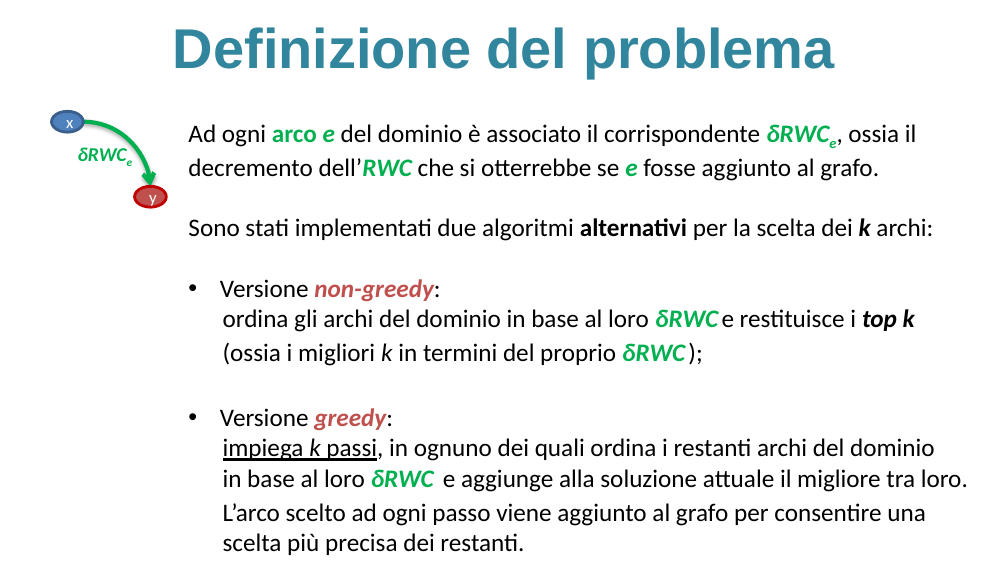
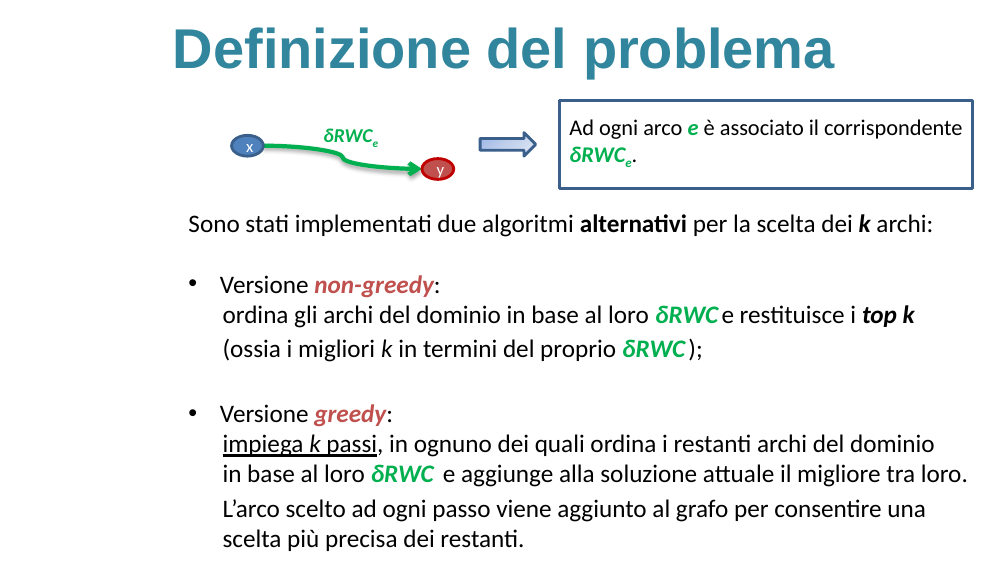
Before and after one commit to sidious1991/TesiLatex, a slide deck: slide 11 of PRESENTAZIONE_TESI/presentazione_agostini_stefano_16_9.pptx. Drawn at 1008x567 pixels with LibreOffice and Linux fonts; fonts in the diff are those of the drawing; background and template pictures are left out. Boxes give left, top, right and bottom in pixels: in the first picture for what was removed or moved away, otherwise in the second. Text is boxed around its words. In the diff, an @@ line names an element or a change of style, - is before the commit and + after.

```diff
--- a/PRESENTAZIONE_TESI/presentazione_agostini_stefano_16_9.pptx
+++ b/PRESENTAZIONE_TESI/presentazione_agostini_stefano_16_9.pptx
@@ text "δRWCe": place and size @@
-text "δRWCe" at (68,137,143,171)
+text "δRWCe" at (313,118,389,152)
@@ rectangle added at (559,101,972,188), outline #3A5F8C 2 pt @@
@@ text added at (569,119,962,139), 16 pt, text #000000 @@
+Ad ogni arco e è associato il corrispondente
+δRWCe.
@@ text at (188,124,917,181): paragraphs removed @@
-Ad ogni arco e del dominio è associato il corrispondente δRWCe, ossia il
-decremento dell’RWC che si otterrebbe se e fosse aggiunto al grafo.
@@ ellipse "x": place and size @@
-ellipse "x" at (51,111,83,132)
+ellipse "x" at (232,135,263,156)
@@ curved arrow moved from (84, 122) - (150, 186) to (263, 146) - (422, 169) @@
@@ right arrow added at (480,133,535,156), fill gradient #9AB5E4 to #C2D1ED to #E1E8F5, outline #3A5F8C 2 pt @@
@@ ellipse "y": place and size @@
-ellipse "y" at (135,186,166,208)
+ellipse "y" at (422,158,454,179)
```
Also in this commit, not shown: 4 other slides changed, 1 other file.
